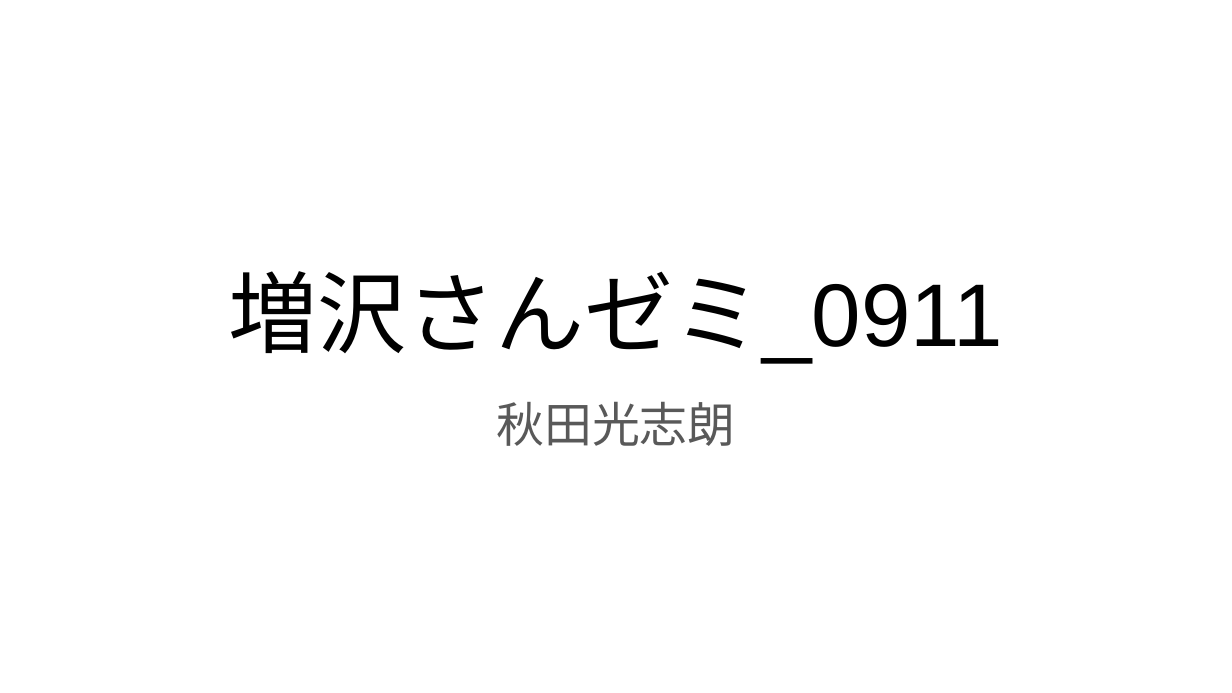
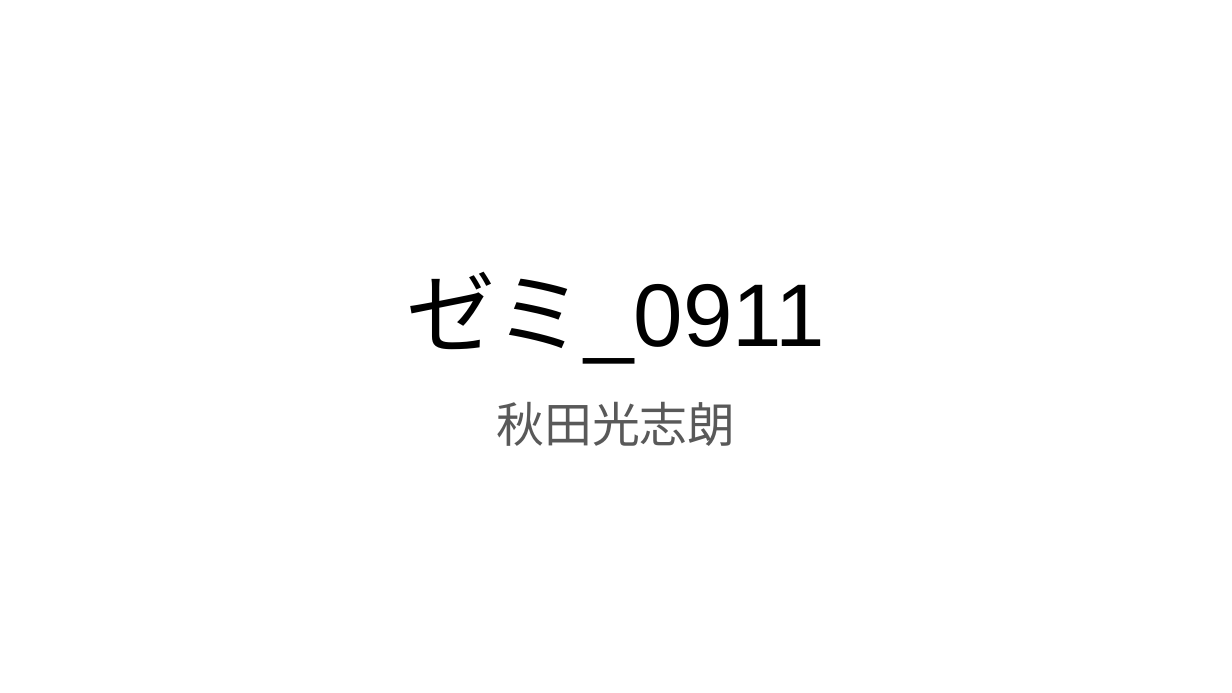
Before and after one commit to 233301koshiro/StackelbergPPO, a slide deck: slide 1 of docs/研究応用/執筆/これまでの進捗_0911.pptx. Drawn at 1232x693 pixels with LibreOffice and Linux fonts; fonts in the diff are those of the drawing. Boxes give left, top, right and bottom in pixels: in the first picture for what was removed or moved away, otherwise in the second. Text is boxed around its words. In the diff, an @@ line names an element or a change of style, - is before the commit and + after.

```diff
--- a/docs/研究応用/執筆/これまでの進捗_0911.pptx
+++ b/docs/研究応用/執筆/これまでの進捗_0911.pptx
@@ title at [407,271,825,364]: text changed @@
-増沢さんゼミ_0911
+ゼミ_0911
```
Also in this commit, not shown: 6 other slides changed, 6 other files.
